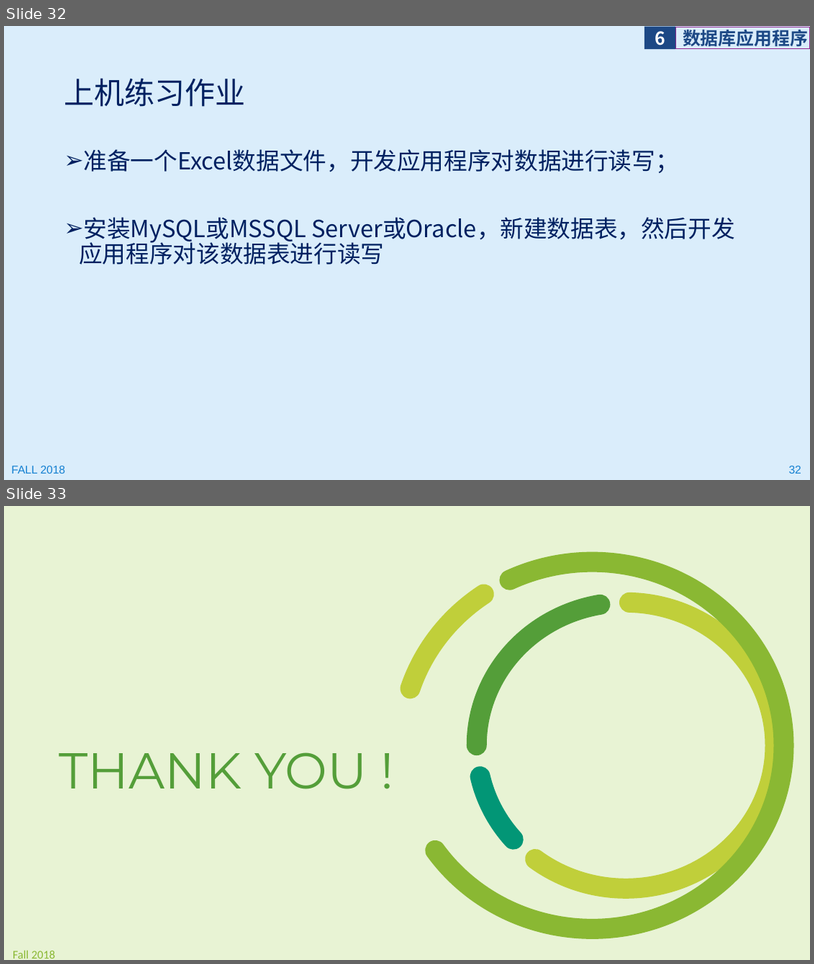
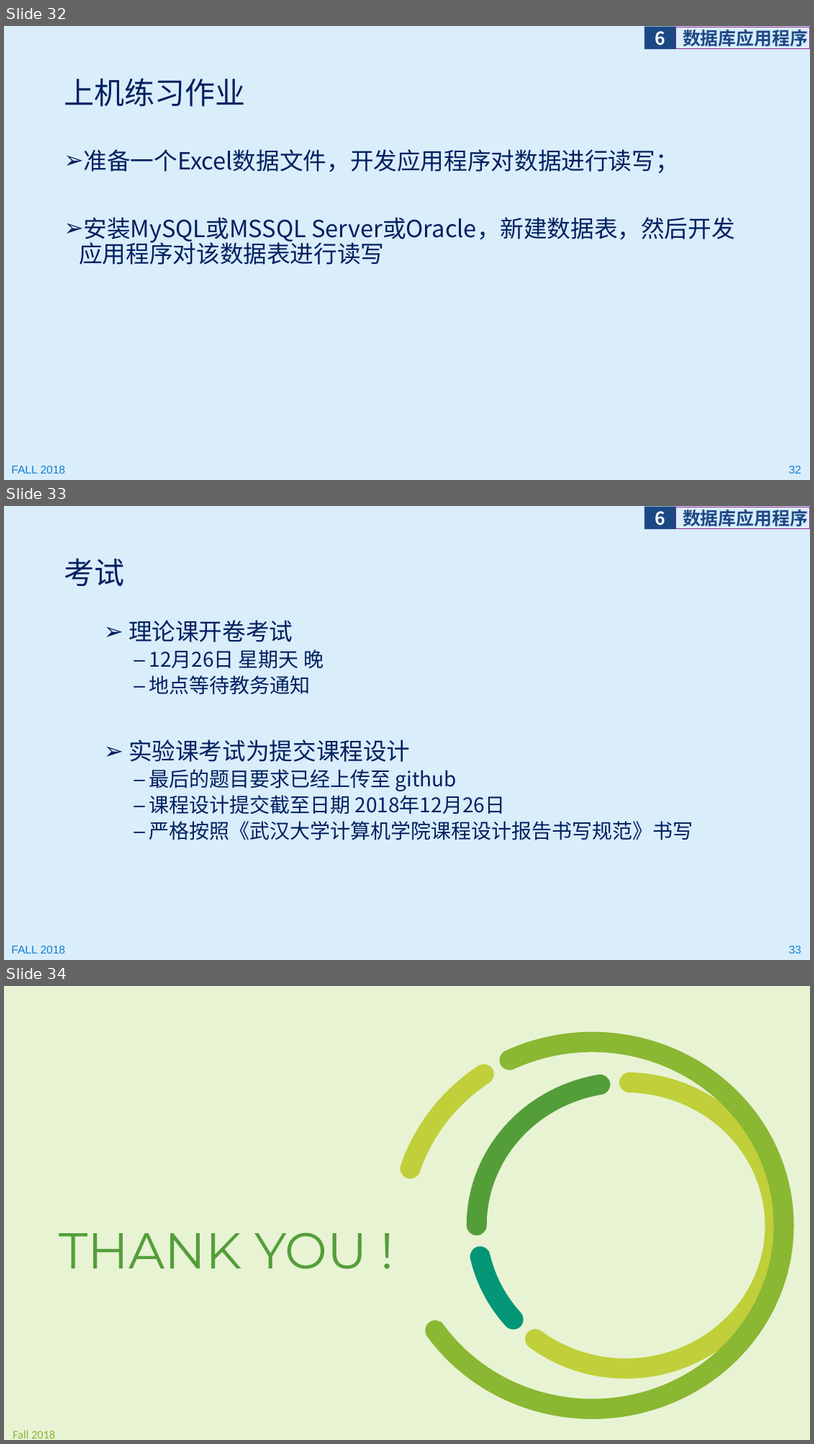
Before and after one commit to jichenghu/ppt_programmingWindows, a slide deck: programmingWindows_6.pptx. Shown one above the other, each under a label of ours: slides 32 and 33 before the commit, slides 32, 33 and 34 after it. The pictures are 814x964 and 814x1444 pixels, drawn with LibreOffice and Linux fonts; fonts in the diff are those of the drawing; background and template pictures are left out. Boxes give left, top, right and bottom in pixels: in the first picture for what was removed or moved away, otherwise in the second. Text is boxed around its words. In the diff, an @@ line names an element or a change of style, - is before the commit and + after.

```diff
--- a/programmingWindows_6.pptx
+++ b/programmingWindows_6.pptx
@@ slide 33 added at box(4, 506, 810, 960), background #DAEDFB; not listed: 4 template elements that a slide beside it also shows @@
@@ title added at box(64, 558, 124, 586), 36 pt, text #002060 @@
+考试
@@ text added at box(129, 620, 693, 840), 24 pt, text #002060 @@
+➢ 理论课开卷考试
+  – 12月26日 星期天 晚
+  – 地点等待教务通知
+➢ 实验课考试为提交课程设计
+  – 最后的题目要求已经上传至 github
+  – 课程设计提交截至日期 2018年12月26日
+  – 严格按照《武汉大学计算机学院课程设计报告书写规范》书写
@@ what was slide 33 is now slide 34 @@
```
Also in this commit, not shown: 5 slides changed, 5 other files.
